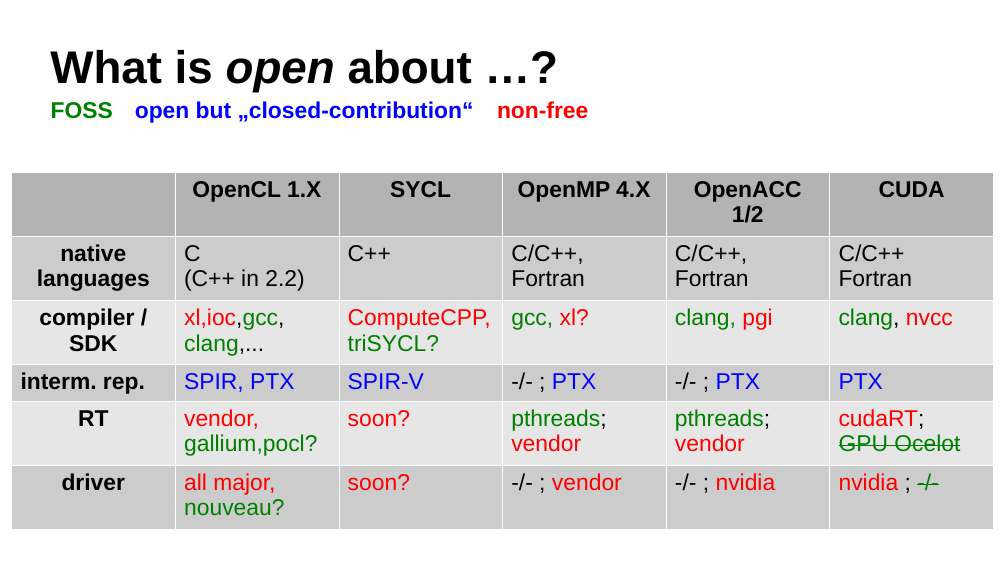
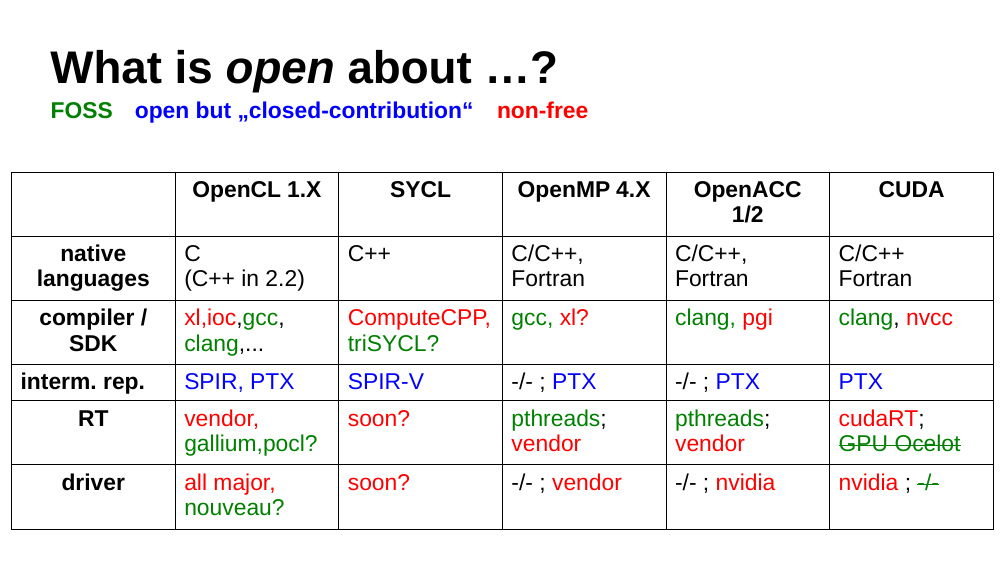
Before and after one commit to ax3l/datenspuren_2016, a slide deck: slide 19 of Slides.odp (slide 13 before the commit). Drawn at 1008x567 pixels with LibreOffice and Linux fonts; fonts in the diff are those of the drawing; background and template pictures are left out. Boxes give left, top, right and bottom in pixels: in the first picture for what was removed or moved away, otherwise in the second. Text is boxed around its words. In the diff, an @@ line names an element or a change of style, - is before the commit and + after.

```diff
--- a/Slides.odp
+++ b/Slides.odp
@@ table at bbox=[12, 172, 994, 520] @@
@@ fill #B3B3B3 to none in 5 cells @@
@@ fill #CCCCCC to none in 18 cells @@
@@ fill #E6E6E6 to none in 12 cells @@
@@ borders changed @@
```
Also in this commit, not shown: 16 other slides changed, 35 slides added, 4 slides removed.
